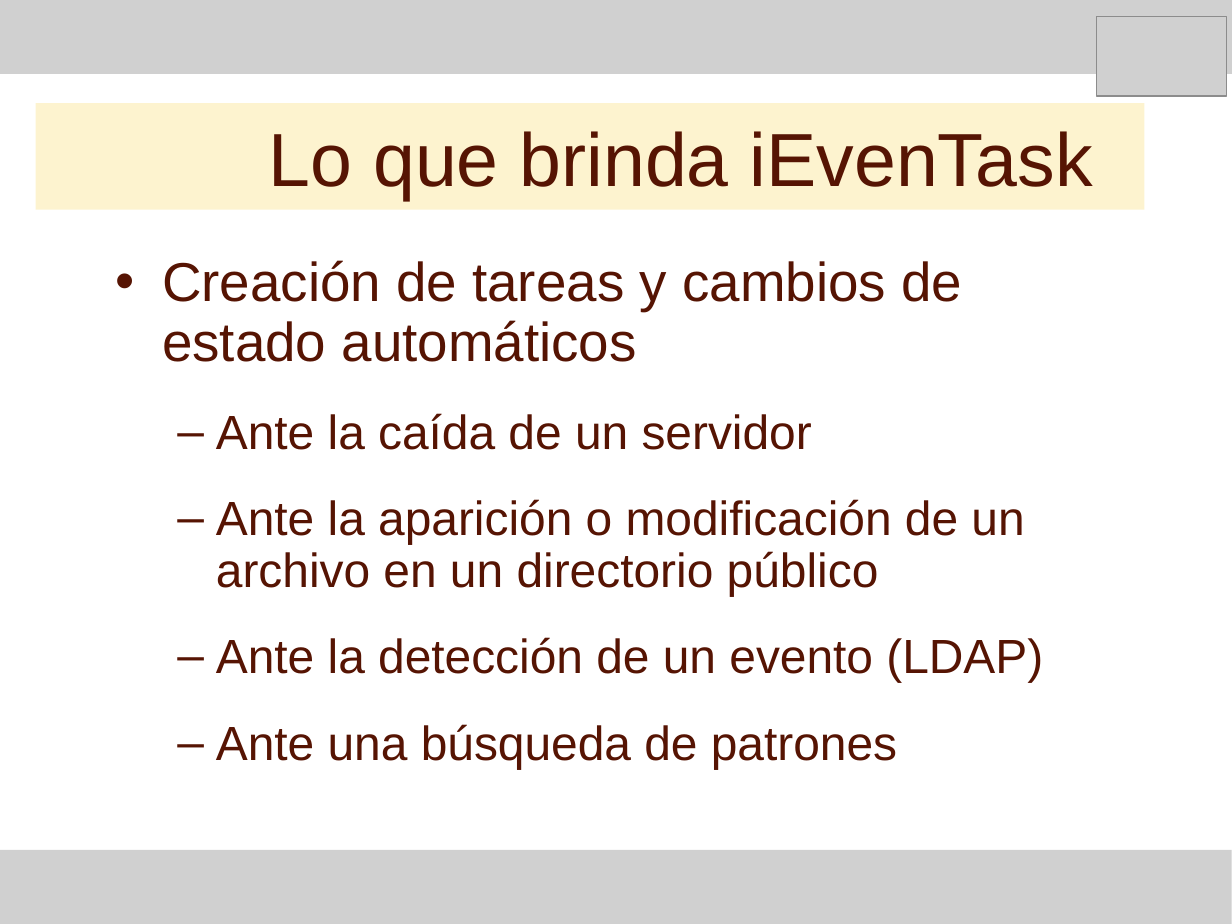
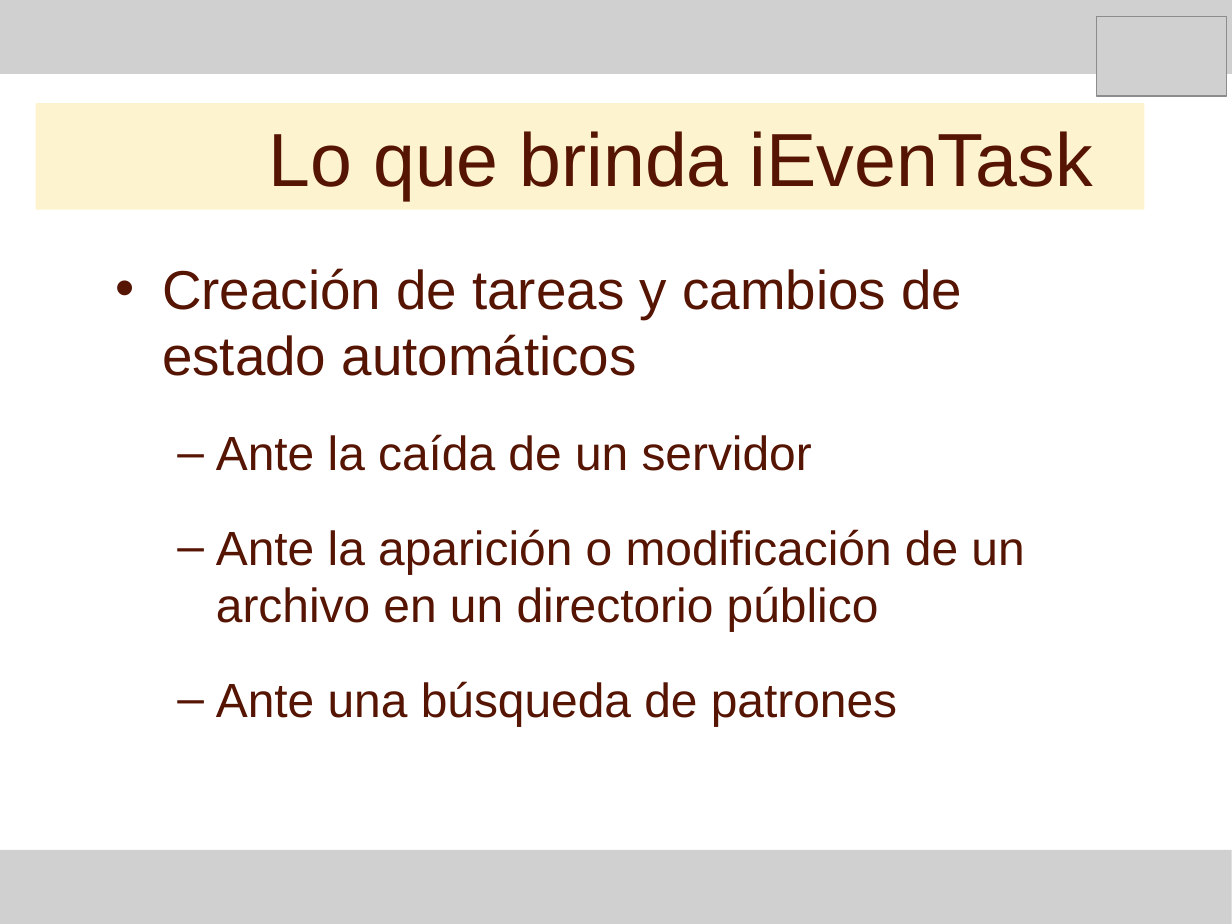
Before and after one commit to Letractively/proyunlam, a slide deck: slide 17 of Documentacion/97 - Exposicion/Presentacion producto_slides.ppt. Drawn at 1232x924 pixels with LibreOffice and Linux fonts; fonts in the diff are those of the drawing; grey boxes stand for pictures. Boxes give left, top, right and bottom in pixels: in the first picture for what was removed or moved away, otherwise in the second. Text is boxed around its words. In the diff, an @@ line names an element or a change of style, - is before the commit and + after.

Commit message:
Informe de avance, arreglo LDAP en presentación

```diff
--- a/Documentacion/97 - Exposicion/Presentacion producto_slides.ppt
+++ b/Documentacion/97 - Exposicion/Presentacion producto_slides.ppt
@@ text "Creación de tareas y cambios ..." at bbox=[162, 268, 1024, 726]: line spacing 0.9 to 1 @@
@@ text at bbox=[216, 637, 1043, 682]: paragraph removed @@
-  – Ante la detección de un evento (LDAP)
```
Also in this commit, not shown: 1 other slide changed, 1 other file.
